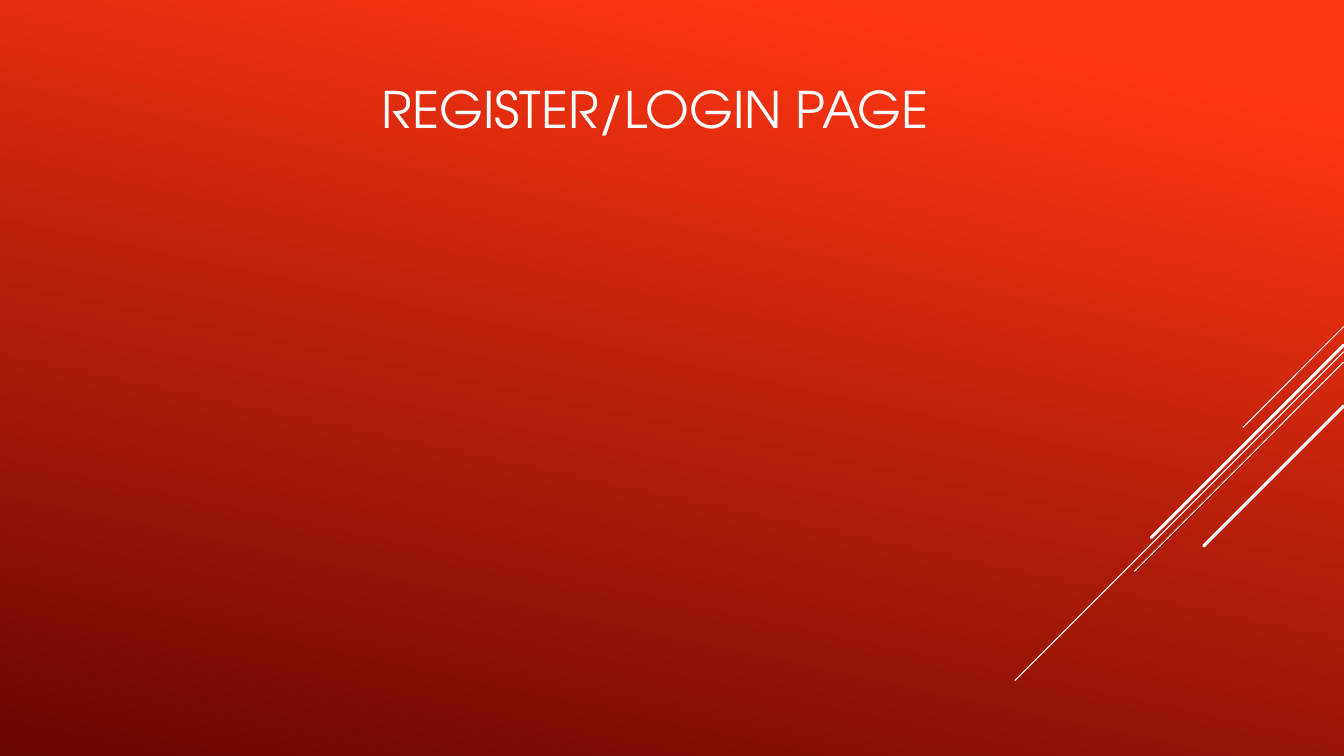
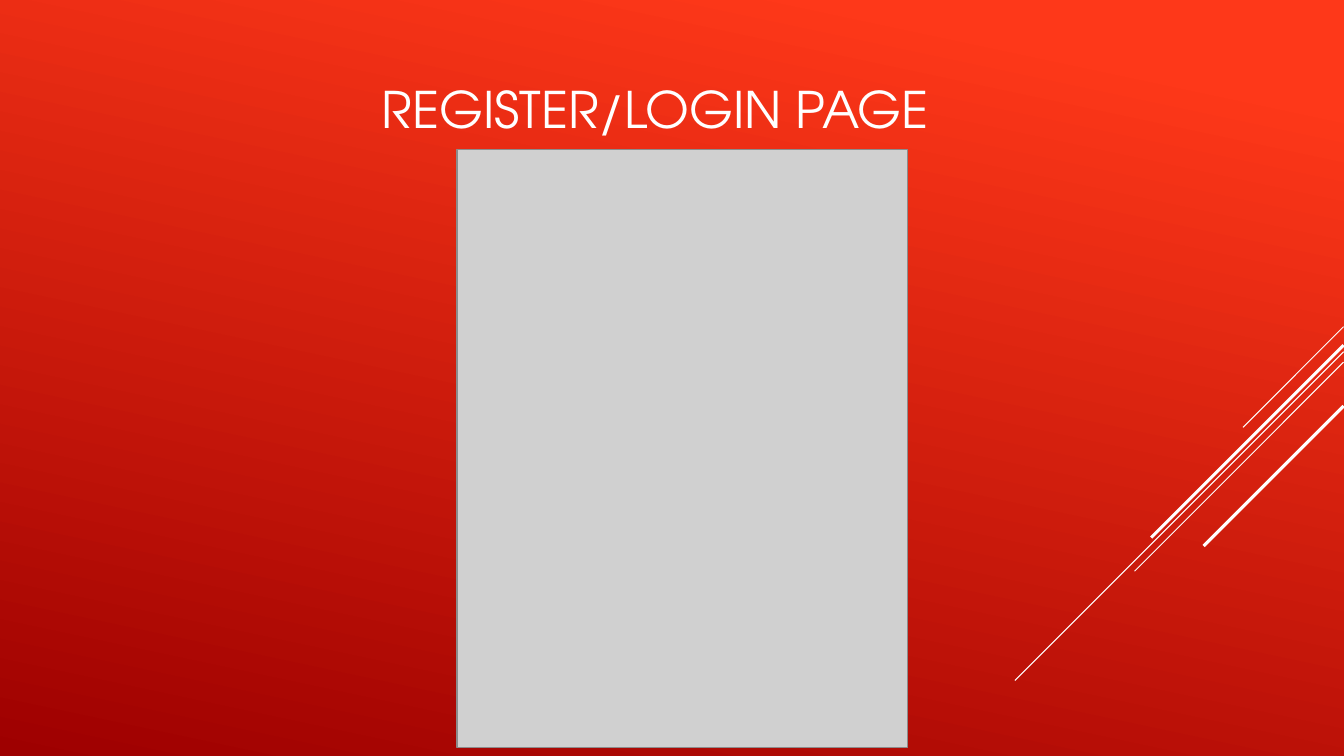
Before and after one commit to tajaniz95/WebProgrammingProjects, a slide deck: slide 6 of Project4/Online virtual agent.pptx. Drawn at 1344x756 pixels with LibreOffice and Linux fonts; fonts in the diff are those of the drawing; grey boxes stand for pictures. Boxes give left, top, right and bottom in pixels: in the first picture for what was removed or moved away, otherwise in the second. Text is boxed around its words. In the diff, an @@ line names an element or a change of style, - is before the commit and + after.

```diff
--- a/Project4/Online virtual agent.pptx
+++ b/Project4/Online virtual agent.pptx
@@ background gradient #FF3712 to #6A0600 to gradient #FE3819 to #9E0000 @@
@@ title "REGISTER/LOGIN PAGE" at (382,90,929,152): indent changed @@
@@ picture added at (457,149,907,748) @@
```
Also in this commit, not shown: 9 other slides changed, 1 slide added, 2 slides removed, 31 other files.
